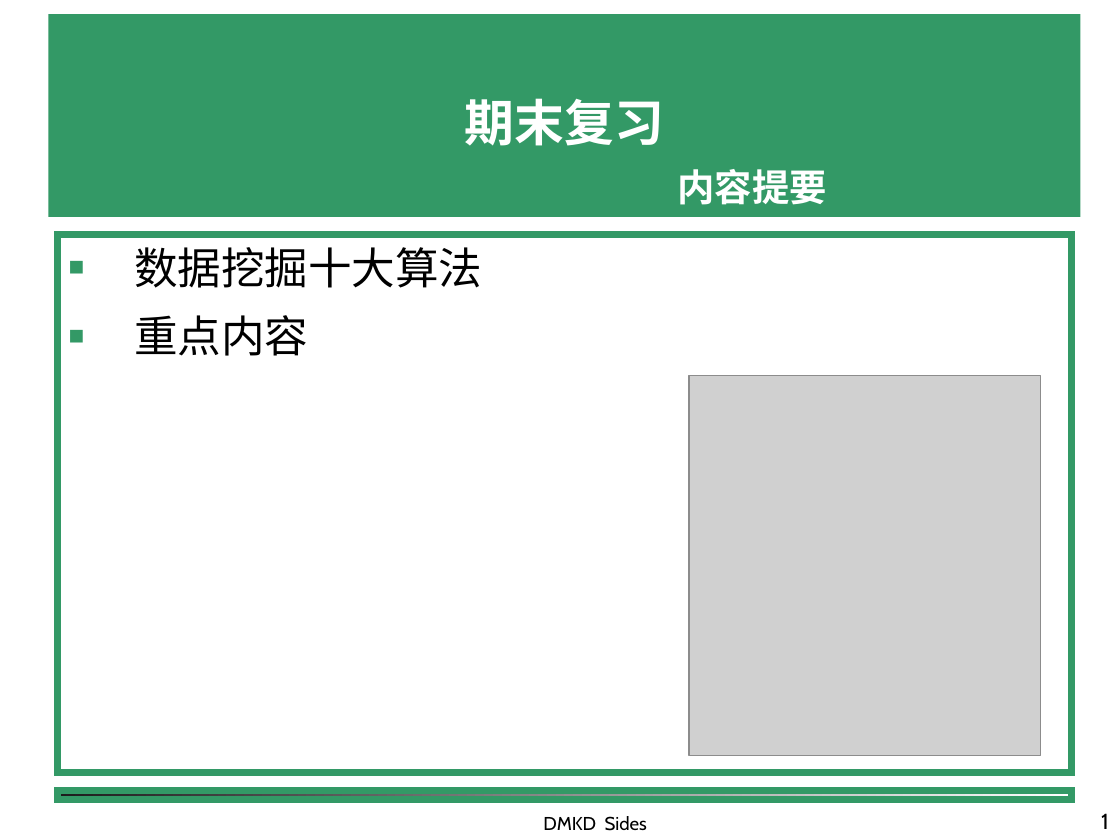
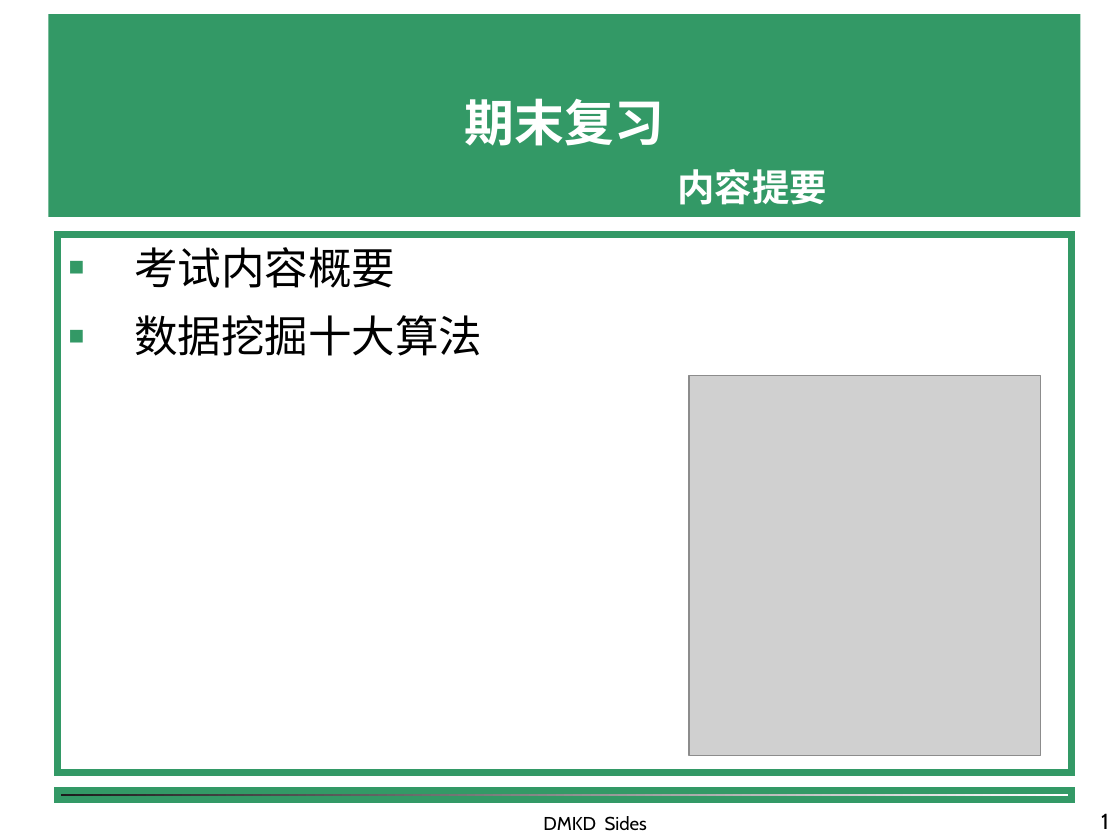
Before and after one commit to shfkuang/shfkuang.github.io, a slide deck: slide 1 of dm2019/fuxi.ppt. Drawn at 1120x840 pixels with LibreOffice and Linux fonts; fonts in the diff are those of the drawing; grey boxes stand for pictures; background and template pictures are left out. Boxes give left, top, right and bottom in pixels: in the first picture for what was removed or moved away, otherwise in the second. Text is boxed around its words. In the diff, an @@ line names an element or a change of style, - is before the commit and + after.

```diff
--- a/dm2019/fuxi.ppt
+++ b/dm2019/fuxi.ppt
@@ text at box(134, 247, 395, 288): paragraph added @@
+■ 考试内容概要
@@ text at box(134, 315, 308, 356): paragraph removed @@
-■ 重点内容
```
Also in this commit, not shown: 1 other slide changed, 42 slides added, 4 other files.
